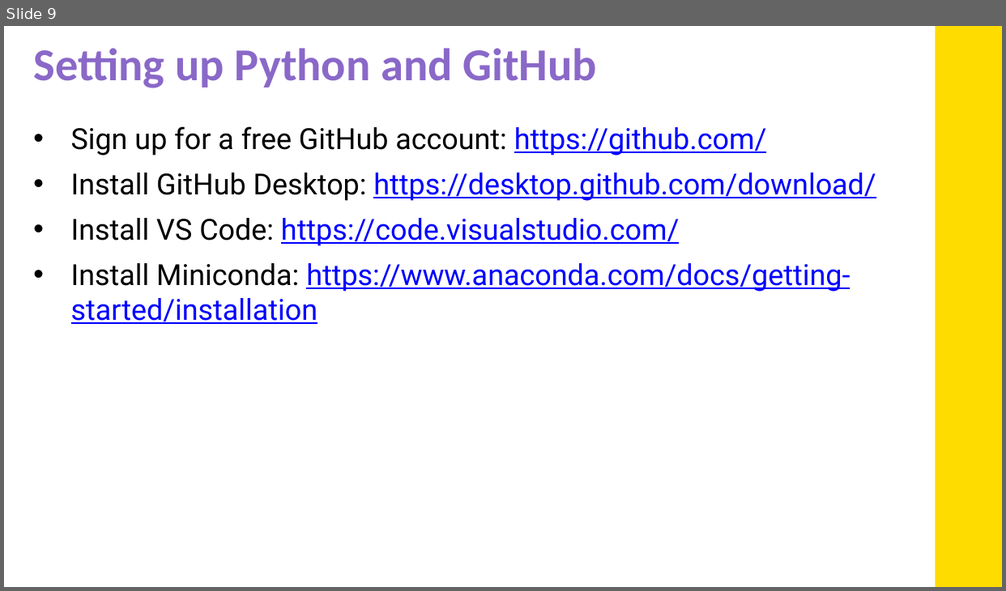
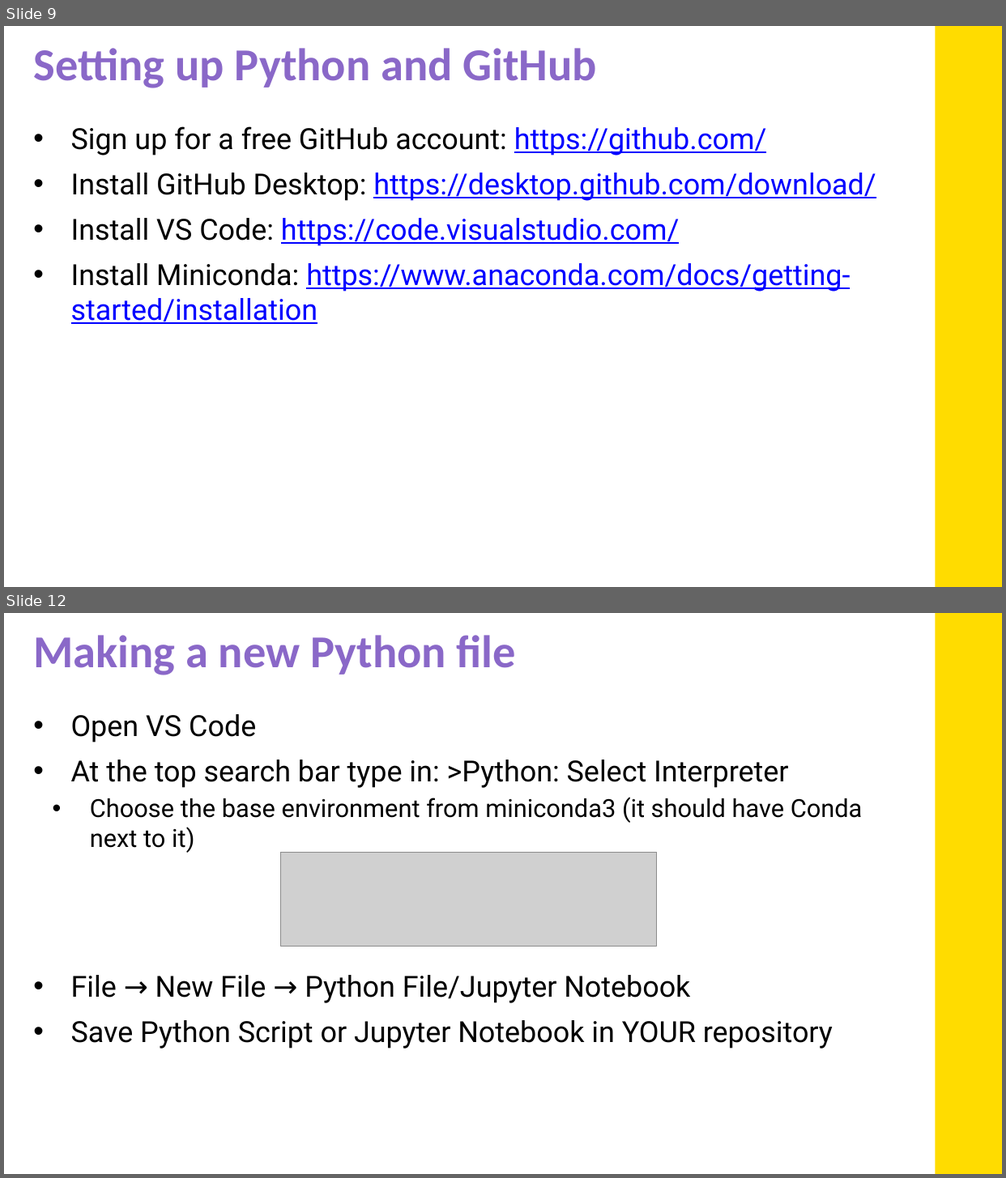
Before and after one commit to mithebell/PHYS3116_2026T3, a slide deck: Week 1/wk1_PHYS3116_2026T3_spotted_python_slides.pptx. Shown one above the other, each under a label of ours: slide 9 before the commit, slides 9 and 12 after it; the slides between them are not shown. The pictures are 1006x591 and 1006x1178 pixels, drawn with LibreOffice and Linux fonts; fonts in the diff are those of the drawing; grey boxes stand for pictures; background and template pictures are left out. Boxes give left, top, right and bottom in pixels: in the first picture for what was removed or moved away, otherwise in the second. Text is boxed around its words. In the diff, an @@ line names an element or a change of style, - is before the commit and + after.

```diff
--- a/Week 1/wk1_PHYS3116_2026T3_spotted_python_slides.pptx
+++ b/Week 1/wk1_PHYS3116_2026T3_spotted_python_slides.pptx
@@ slide 12 added at box(4, 613, 1002, 1174), background #FFFFFF; not listed: 1 template element that a slide beside it also shows @@
@@ title added at box(33, 635, 517, 675), 44 pt, text #8A68C8, bold @@
+Making a new Python file
@@ text added at box(71, 714, 863, 1049), 28 pt, text #000000 @@
+• Open VS Code
+• At the top search bar type in: >Python: Select Interpreter
+  • Choose the base environment from miniconda3 (it should have Conda next to it)
+• File → New File → Python File/Jupyter Notebook
+• Save Python Script or Jupyter Notebook in YOUR repository
@@ picture added at box(280, 853, 657, 946) @@
```
Also in this commit, not shown: 3 slides changed, 3 other slides added, 3 slides removed, 2 other files.
